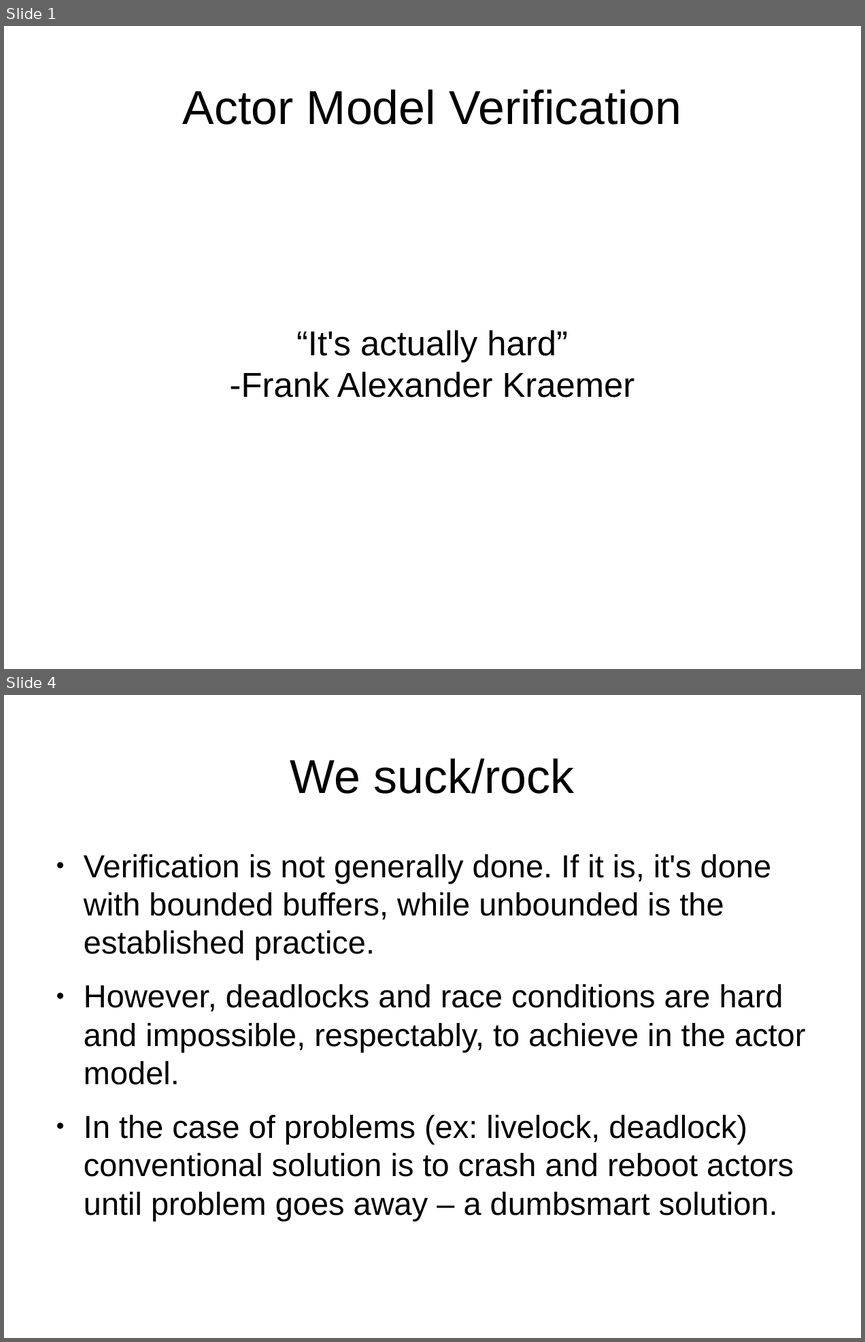
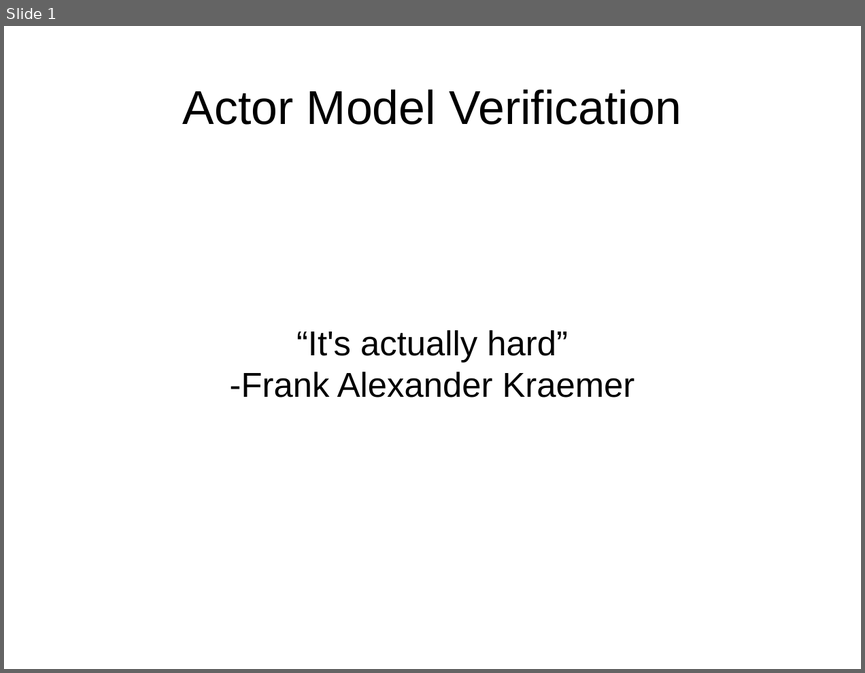
Before and after one commit to tormeh/sanntidpres, a slide deck: Actor model verification talk.odp. Shown one above the other, each under a label of ours: slides 1 and 4 before the commit, slide 1 after it; the slides between them are not shown. The pictures are 865x1342 and 865x673 pixels, drawn with LibreOffice and Linux fonts; fonts in the diff are those of the drawing. Boxes give left, top, right and bottom in pixels: in the first picture for what was removed or moved away, otherwise in the second. Text is boxed around its words. In the diff, an @@ line names an element or a change of style, - is before the commit and + after.

```diff
--- a/Actor model verification talk.odp
+++ b/Actor model verification talk.odp
@@ slide 4 removed at (4,695,861,1338), background #FFFFFF @@
@@ title removed at (290,758,575,794) @@
-We suck/rock
@@ text removed at (84,854,805,1221) @@
-● Verification is not generally done. If it is, it's done with bounded buffers, while unbounded is the established practice.
-● However, deadlocks and race conditions are hard and impossible, respectably, to achieve in the actor model.
-● In the case of problems (ex: livelock, deadlock) conventional solution is to crash and reboot actors until problem goes away – a dumbsmart solution.
```
Also in this commit, not shown: 4 slides changed, 4 slides added, 1 other slide removed, 1 other file.
